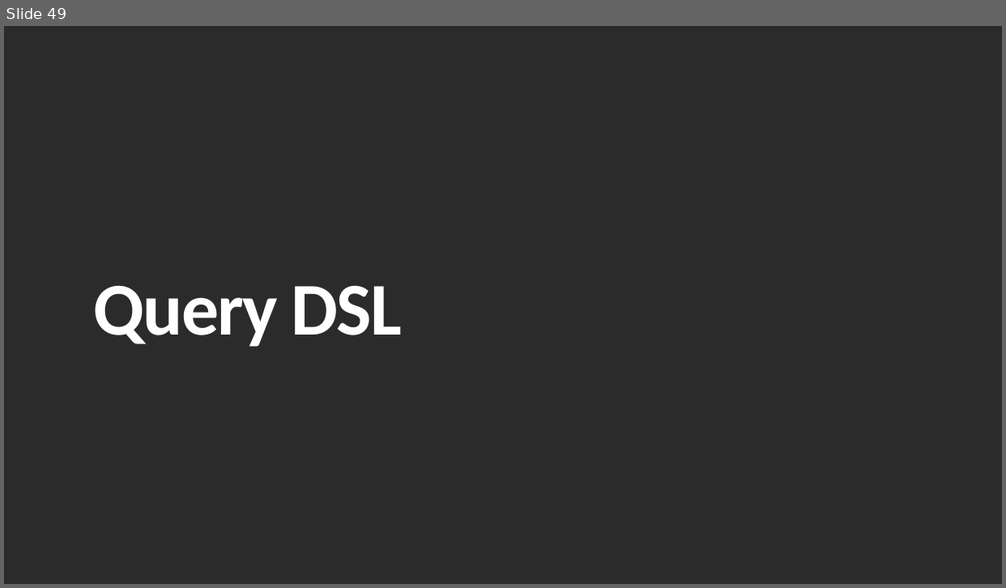
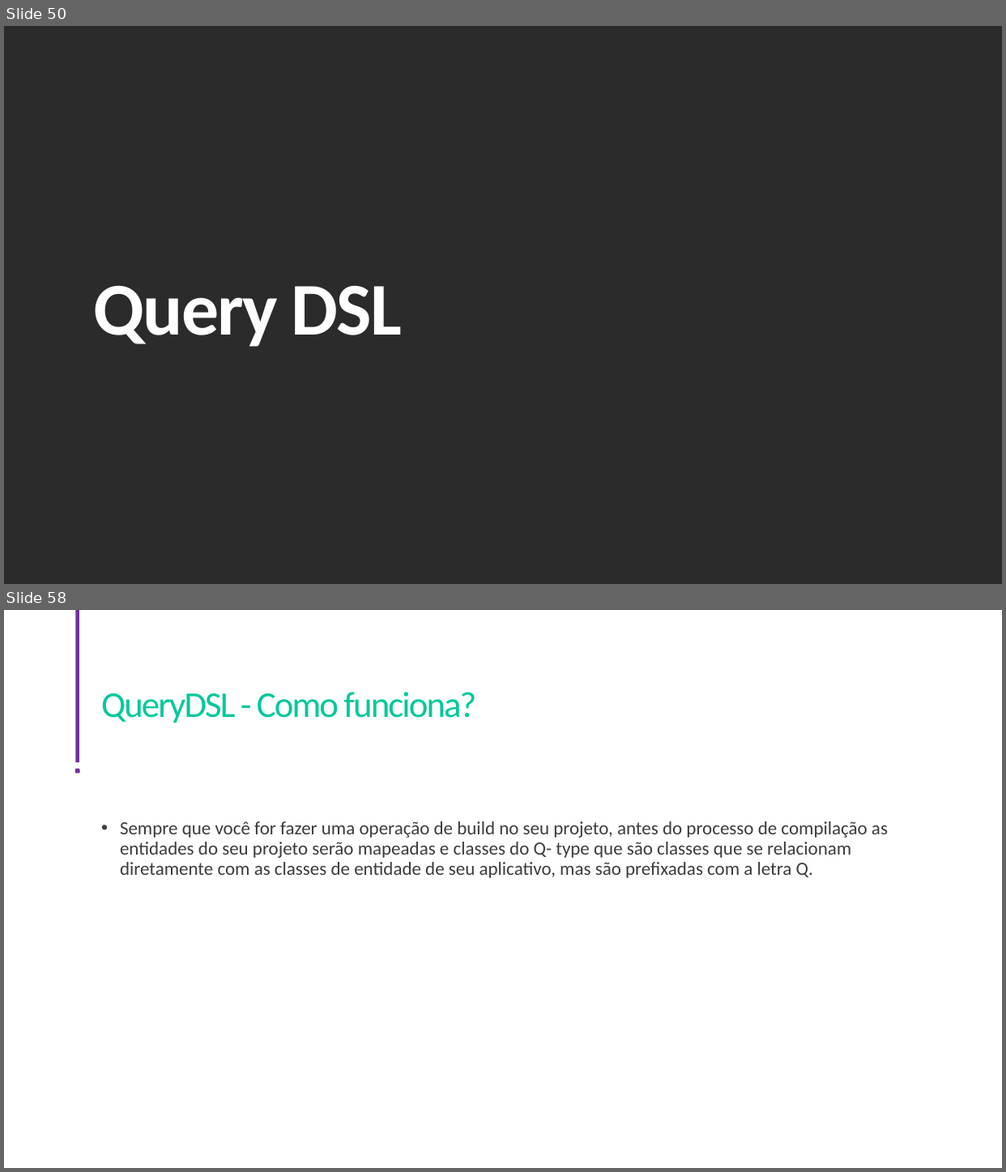
Before and after one commit to Arthur-Net0/godev-acampar-backend, a slide deck: Apresentação.pptx. Shown one above the other, each under a label of ours: slide 49 before the commit, slides 50 and 58 after it; the slides between them are not shown. The pictures are 1006x588 and 1006x1172 pixels, drawn with LibreOffice and Linux fonts; fonts in the diff are those of the drawing; background and template pictures are left out; a plain dark background stands for a picture behind light text. Boxes give left, top, right and bottom in pixels: in the first picture for what was removed or moved away, otherwise in the second. Text is boxed around its words. In the diff, an @@ line names an element or a change of style, - is before the commit and + after.

Commit message:
QueryDSL

```diff
--- a/Apresentação.pptx
+++ b/Apresentação.pptx
@@ slide 58 added at <box>4,610,1002,1168</box>, background picture (left out) @@
@@ rectangle added at <box>75,610,79,762</box>, fill #7030A0 @@
@@ title added at <box>101,692,476,723</box>, 35 pt, text #00C89B @@
+QueryDSL - Como funciona?
@@ rounded rectangle added at <box>75,768,80,773</box>, fill #7030A0 @@
@@ text added at <box>120,821,888,878</box>, 18 pt, text #3C3C3C @@
+• Sempre que você for fazer uma operação de build no seu projeto, antes do processo de compilação as entidades do seu projeto serão mapeadas e classes do Q- type que são classes que se relacionam diretamente com as classes de entidade de seu aplicativo, mas são prefixadas com a letra Q.
@@ what was slide 49 is now slide 50 @@
```
Also in this commit, not shown: 1 slide changed, 13 other slides added, 4 slides removed, 5 other files.
